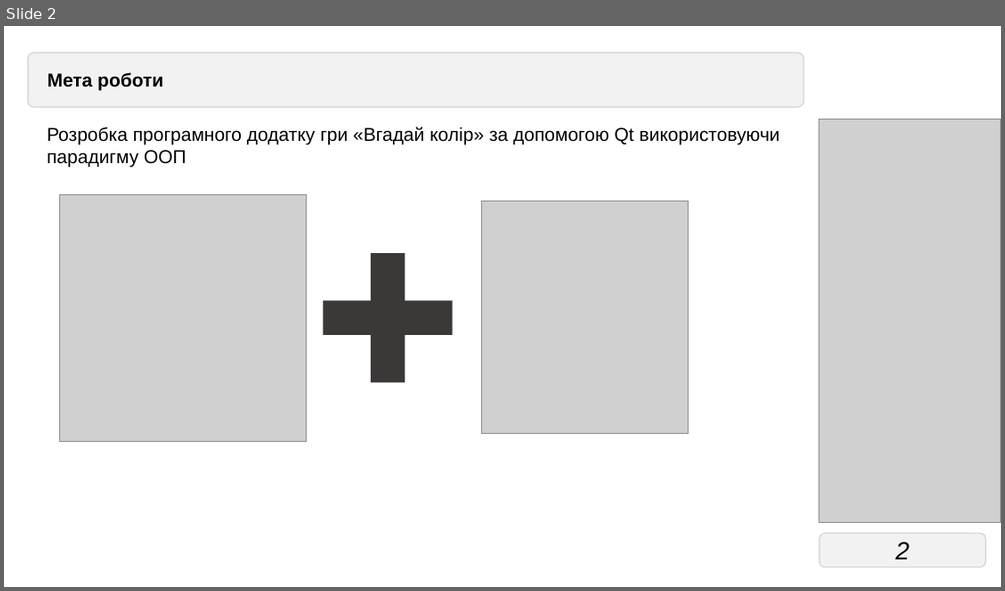
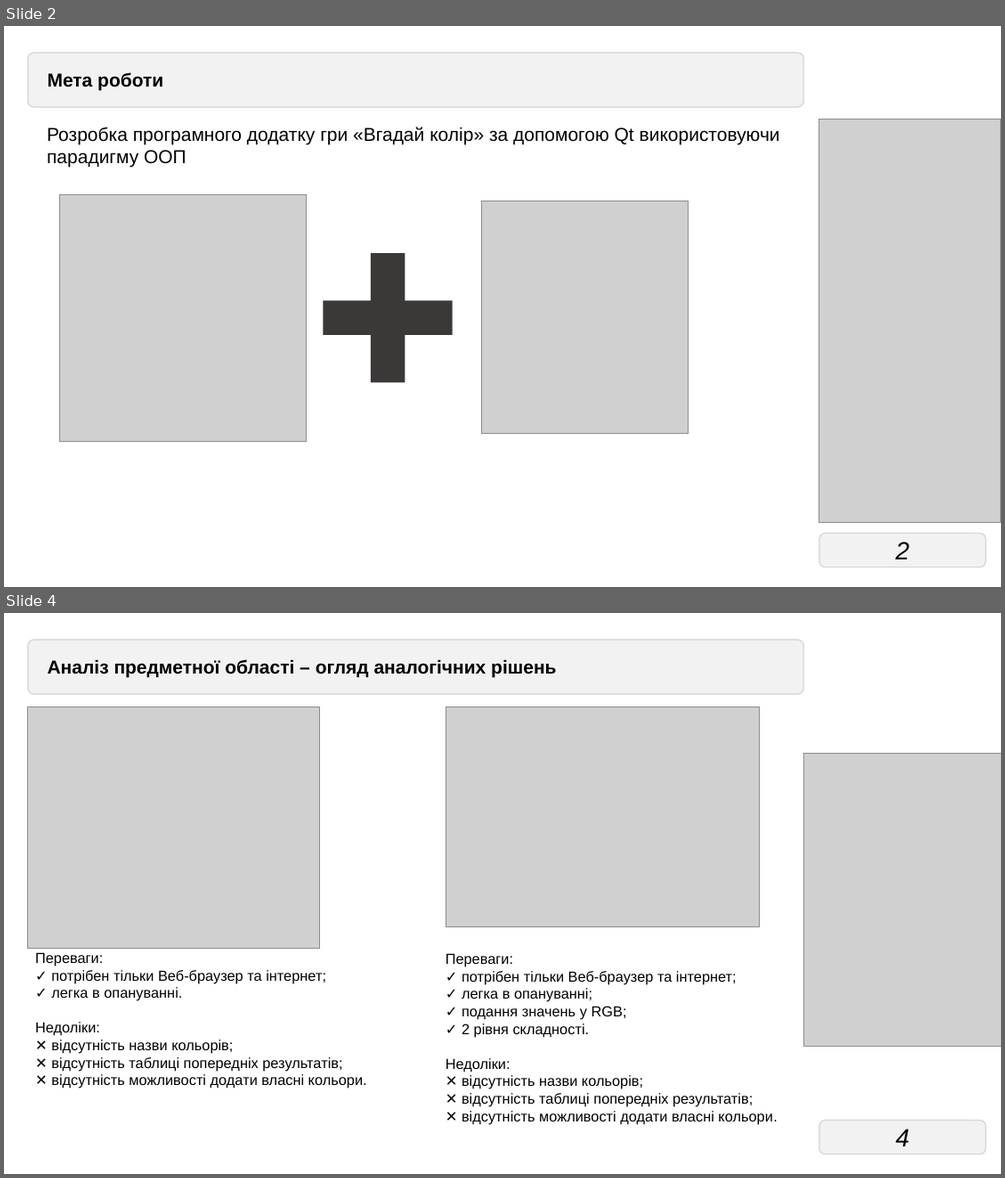
Before and after one commit to Dar-Tei/GuessTheColorGame, a slide deck: Курсова робота(Виступ)Журба О.Р. ПЗ-32-1ду.pptx. Shown one above the other, each under a label of ours: slide 2 before the commit, slides 2 and 4 after it; the slides between them are not shown. The pictures are 1005x591 and 1005x1178 pixels, drawn with LibreOffice and Linux fonts; fonts in the diff are those of the drawing; grey boxes stand for pictures. Boxes give left, top, right and bottom in pixels: in the first picture for what was removed or moved away, otherwise in the second. Text is boxed around its words. In the diff, an @@ line names an element or a change of style, - is before the commit and + after.

```diff
--- a/Курсова робота(Виступ)Журба О.Р. ПЗ-32-1ду.pptx
+++ b/Курсова робота(Виступ)Журба О.Р. ПЗ-32-1ду.pptx
@@ slide 4 added at [4, 613, 1001, 1174], background #FFFFFF @@
@@ rounded rectangle added at [28, 640, 804, 695], fill #DCDCDC at 37% opacity, outline #595959 1.25 pt, 18 pt, text #000000, bold @@
+Аналіз предметної області – огляд аналогічних рішень
@@ picture added at [28, 707, 320, 948] @@
@@ picture added at [446, 707, 760, 927] @@
@@ picture added at [804, 753, 1001, 1046] @@
@@ text added at [35, 952, 367, 1088], 14 pt, text #000000 @@
+Переваги:
+✓ потрібен тільки Веб-браузер та інтернет;
+✓ легка в опануванні.
+Недоліки:
+✕ відсутність назви кольорів;
+✕ відсутність таблиці попередніх результатів;
+✕ відсутність можливості додати власні кольори.
@@ text added at [445, 953, 772, 1124], 14 pt, text #000000 @@
+Переваги:
+✓ потрібен тільки Веб-браузер та інтернет;
+✓ легка в опануванні;
+✓ подання значень у RGB;
+✓ 2 рівня складності.
+Недоліки:
+✕ відсутність назви кольорів;
+✕ відсутність таблиці попередніх результатів;
+✕ відсутність можливості додати власні кольори.
@@ page number added at [819, 1120, 986, 1154], fill #DCDCDC at 37% opacity, outline #595959 1.25 pt, 24 pt, text #000000, italic @@
+4
```
Also in this commit, not shown: 8 slides changed, 1 other file.
